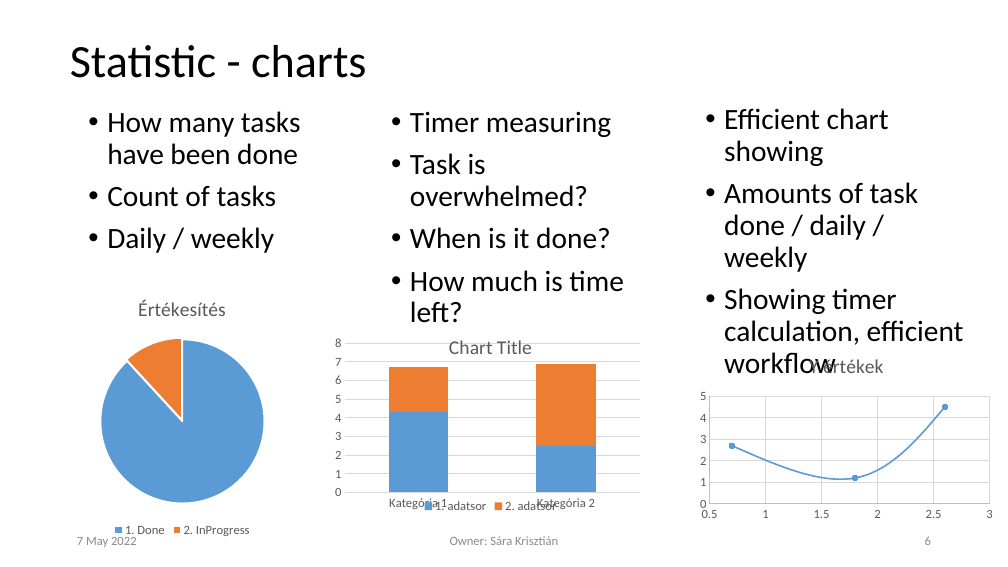
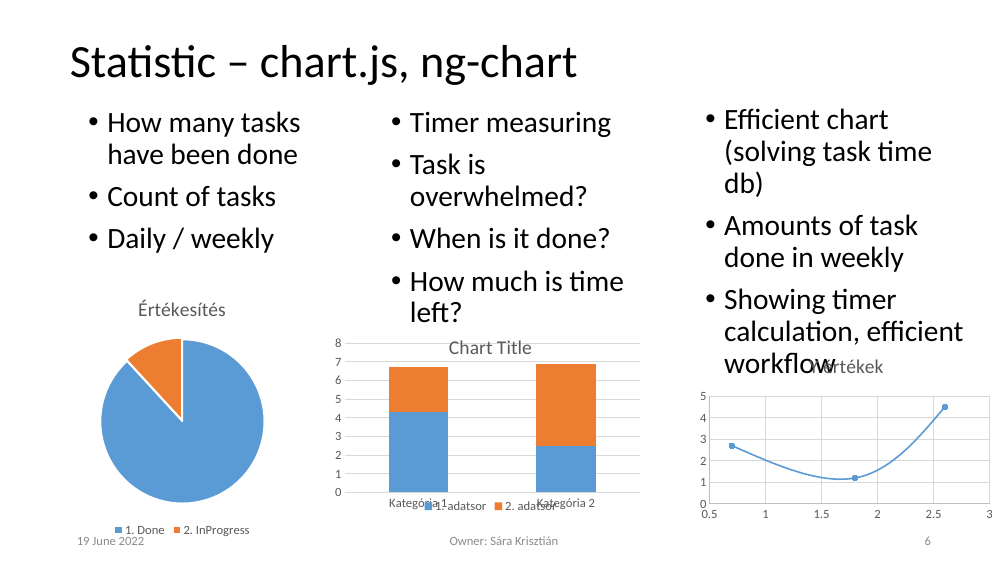
Before and after one commit to krisztian14testgit/ng-task-monitor, a slide deck: slide 6 of plan/TaskTracingApp.pptx. Drawn at 1008x567 pixels with LibreOffice and Linux fonts; fonts in the diff are those of the drawing; background and template pictures are left out. Boxes give left, top, right and bottom in pixels: in the first picture for what was removed or moved away, otherwise in the second. Text is boxed around its words. In the diff, an @@ line names an element or a change of style, - is before the commit and + after.

Commit message:
ppt sub-task done

```diff
--- a/plan/TaskTracingApp.pptx
+++ b/plan/TaskTracingApp.pptx
@@ title at <box>70,45,578,85</box>: text changed @@
-Statistic - charts
+Statistic – chart.js, ng-chart
@@ text at <box>724,108,932,272</box>: text changed @@
-• Efficient chart showing
-• Amounts of task done / daily / weekly
+• Efficient chart (solving task time db)
+• Amounts of task done in weekly
@@ text at <box>77,537,145,545</box>: text changed @@
-7 May 2022
+19 June 2022
```
Also in this commit, not shown: 7 other slides changed, 1 slide added.
